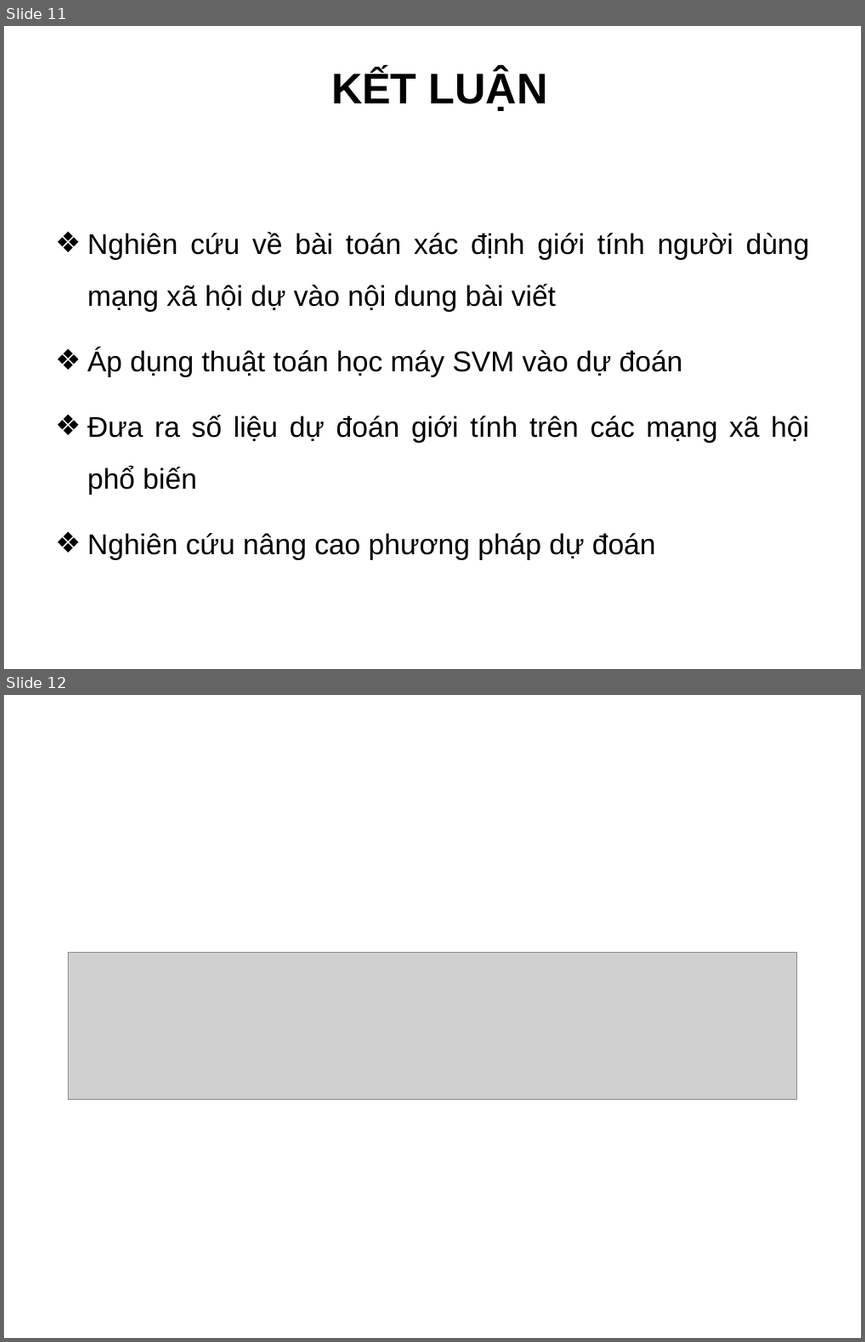
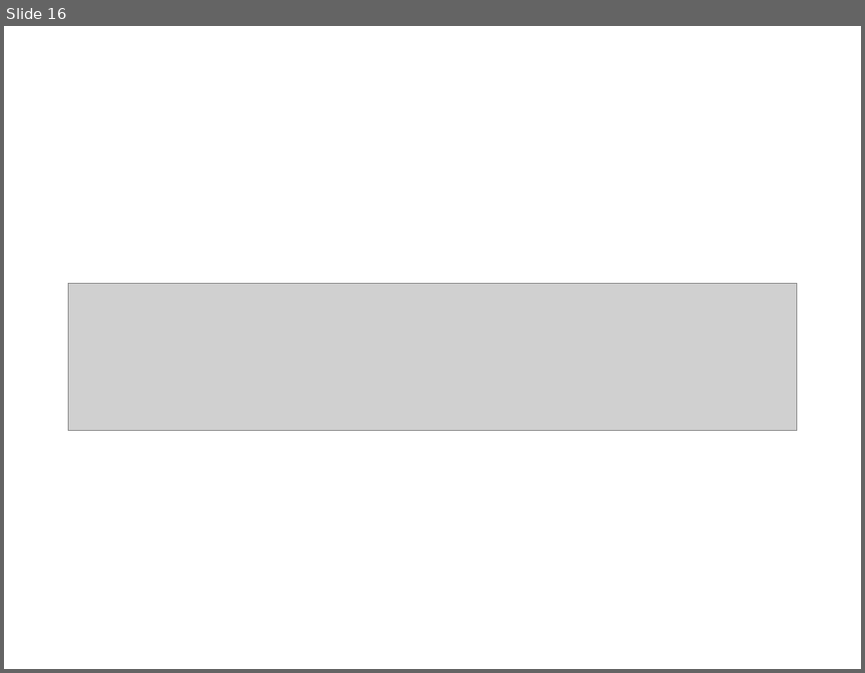
Before and after one commit to truonghaibg/thesis, a slide deck: tchai/Slide_LuanVan_TruongCongHai.ppt. Shown one above the other, each under a label of ours: slides 11 and 12 before the commit, slide 16 after it. The pictures are 865x1342 and 865x673 pixels, drawn with LibreOffice and Linux fonts; fonts in the diff are those of the drawing; grey boxes stand for pictures; background and template pictures are left out. Boxes give left, top, right and bottom in pixels: in the first picture for what was removed or moved away, otherwise in the second. Text is boxed around its words. In the diff, an @@ line names an element or a change of style, - is before the commit and + after.

```diff
--- a/tchai/Slide_LuanVan_TruongCongHai.ppt
+++ b/tchai/Slide_LuanVan_TruongCongHai.ppt
@@ slide 11 removed at (4, 26, 861, 669), background picture (left out) @@
@@ title removed at (331, 69, 548, 111) @@
-KẾT LUẬN
@@ text removed at (87, 232, 810, 560) @@
-❖ Nghiên cứu về bài toán xác định giới tính người dùng mạng xã hội dự vào nội dung bài viết
-❖ Áp dụng thuật toán học máy SVM vào dự đoán
-❖ Đưa ra số liệu dự đoán giới tính trên các mạng xã hội phổ biến
-❖ Nghiên cứu nâng cao phương pháp dự đoán
@@ what was slide 12 is now slide 16 @@
```
Also in this commit, not shown: 4 slides changed, 11 slides added, 6 other slides removed.
